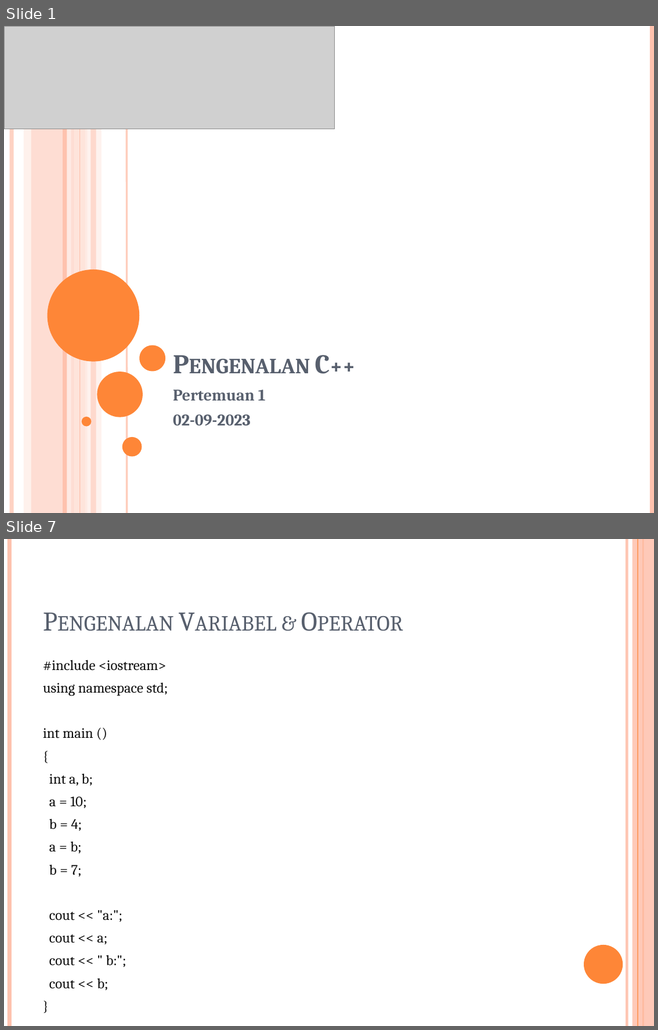
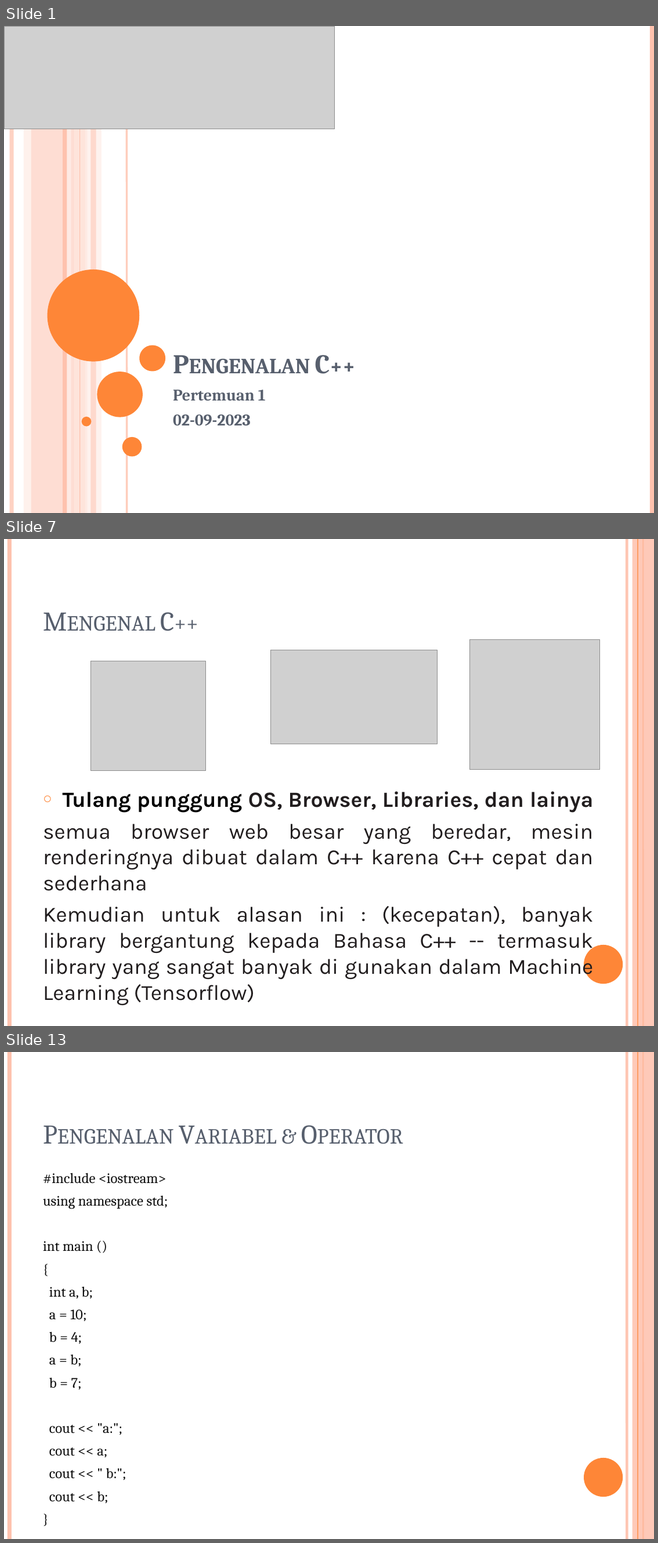
Before and after one commit to tandasanyu/Binus_CPP_2023, a slide deck: Pertemuan1/Pengenalan C++_Pertemuan1_02-09-2023.pptx. Shown one above the other, each under a label of ours: slides 1 and 7 before the commit, slides 1, 7 and 13 after it; the slides between them are not shown. The pictures are 658x1030 and 658x1543 pixels, drawn with LibreOffice and Linux fonts; fonts in the diff are those of the drawing; grey boxes stand for pictures. Boxes give left, top, right and bottom in pixels: in the first picture for what was removed or moved away, otherwise in the second. Text is boxed around its words. In the diff, an @@ line names an element or a change of style, - is before the commit and + after.

```diff
--- a/Pertemuan1/Pengenalan C++_Pertemuan1_02-09-2023.pptx
+++ b/Pertemuan1/Pengenalan C++_Pertemuan1_02-09-2023.pptx
@@ slide 7 added at <box>4,539,654,1026</box>, background #FFFFFF; not listed: 6 template elements that a slide beside it also shows @@
@@ title added at <box>160,612,174,631</box>, 30 pt, text #575F6D, small capitals @@
+Mengenal C++
@@ picture added at <box>470,640,600,770</box> @@
@@ picture added at <box>270,650,437,744</box> @@
@@ picture added at <box>90,661,205,771</box> @@
@@ text added at <box>43,791,593,1005</box>, 24 pt, text #211D1E @@
+○ Tulang punggung OS, Browser, Libraries, dan lainya
+semua browser web besar yang beredar, mesin renderingnya dibuat dalam C++ karena C++ cepat dan sederhana
+Kemudian untuk alasan ini : (kecepatan), banyak library bergantung kepada Bahasa C++ -- termasuk library yang sangat banyak di gunakan dalam Machine Learning (Tensorflow)
@@ what was slide 7 is now slide 13 @@
```
Also in this commit, not shown: 9 slides changed, 8 other slides added.
